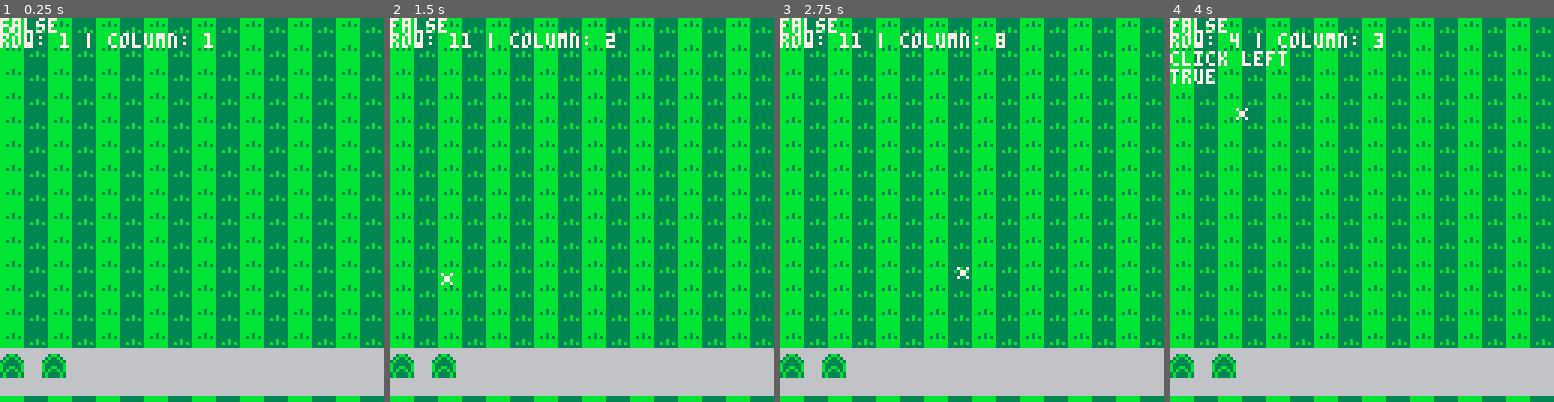
Above: before the commit, frames 1-4 (left to right).
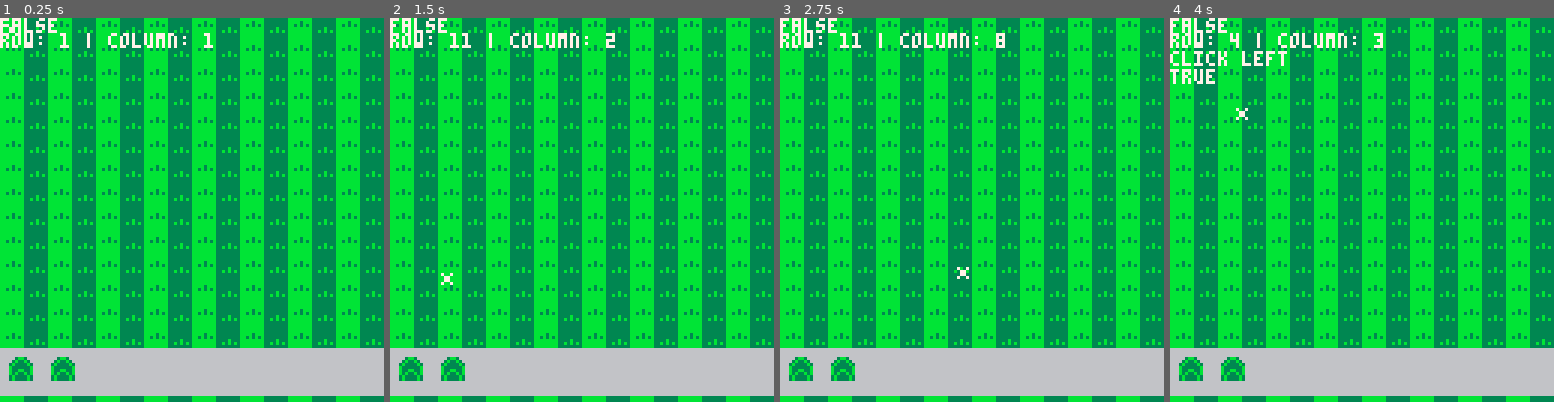
Above: after the commit, the same moments.

Repository: alainpuron/pico-8
Game: PICO-8 cartridge city_builder.p8
Two runs of this game, one before a commit and one after it. Both use one fixed random seed, a clock stepped at 60 frames per second and the inputs below.
Inputs (mouse positions are in pixels of both pictures, inside the frame that each line leads up to):
- Up to frame 1 (0.25 s): no input
- Up to frame 2 (1.5 s): click (670, 121) at 0.67 s; click (436, 267) at 1.22 s
- Up to frame 3 (2.75 s): click (887, 114) at 1.77 s; click (952, 259) at 2.32 s
- Up to frame 4 (4 s): click (1404, 106) at 2.87 s; click (1465, 256) at 3.42 s; click (1231, 102) at 3.97 s

The runs differ from the first frame. In frame 1, 0.9% of the frame differs, in the area x 0-20%, y 87-95%; in frame 2, 0.9%; in frame 3, 0.9%; in frame 4, 0.9%.

Commit message:
Add files via upload

Diff:
--- a/city_builder.p8
+++ b/city_builder.p8
@@ -189,7 +189,7 @@
 		   	local item_x = inv_x - 14 + 14 * i
 
 		    -- draws in the inv selection
-		    spr(select_menu[i].sprite, item_x, inv_y - 13, select_menu[i].h, select_menu[i].w)
+		    spr(select_menu[i].sprite, item_x+3, inv_y - 12, select_menu[i].h, select_menu[i].w)
 
 
 		    -- check if mouse is near this item
@@ -206,7 +206,7 @@
 				end -- for
 
 				if selected_x and mouse_over_inv then
-		    rect(selected_x, inv_y, selected_x + 14, inv_y - 14, 7)
+		    rect(selected_x+1, inv_y-2, selected_x + 12, inv_y - 14, 7)
 			end -- if
 
 end
Not shown, changed: 31 lines of the sprite sheet (__gfx__) section of city_builder.p8
